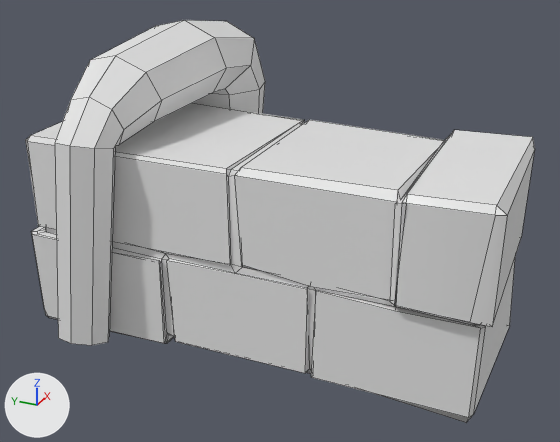
A saved change to the Blender file _Art/Environment/Wurzelwand4.blend.
Rendered twice from a 50 mm camera at (-2.78, -1.2, 1.98) aimed at (0.25, 0.17, 0.46). Lighting does not change. The marker at lower left points along +X, +Y and +Z. Mesh edges are drawn as thin lines.
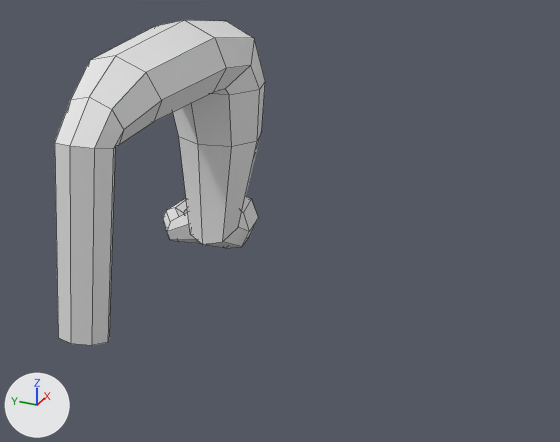
Pixel boxes [x1, y1, x2, y2] of what changed, in the pictures (560 x 442 px):
'Cube', deleted
    before: [25, 103, 535, 423]

Edits to the bpy script that builds the scene:
```text
Remove ob_cube:
    ob_cube = bpy.data.objects.new('Cube', me_cube)
    ob_cube.location = (0.0, 0.0, 0.0)
```
